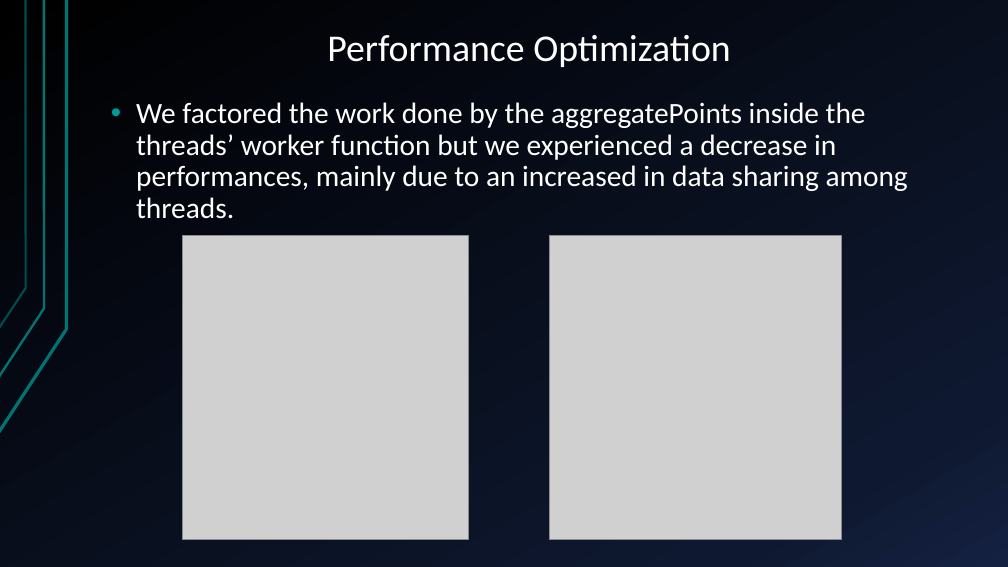
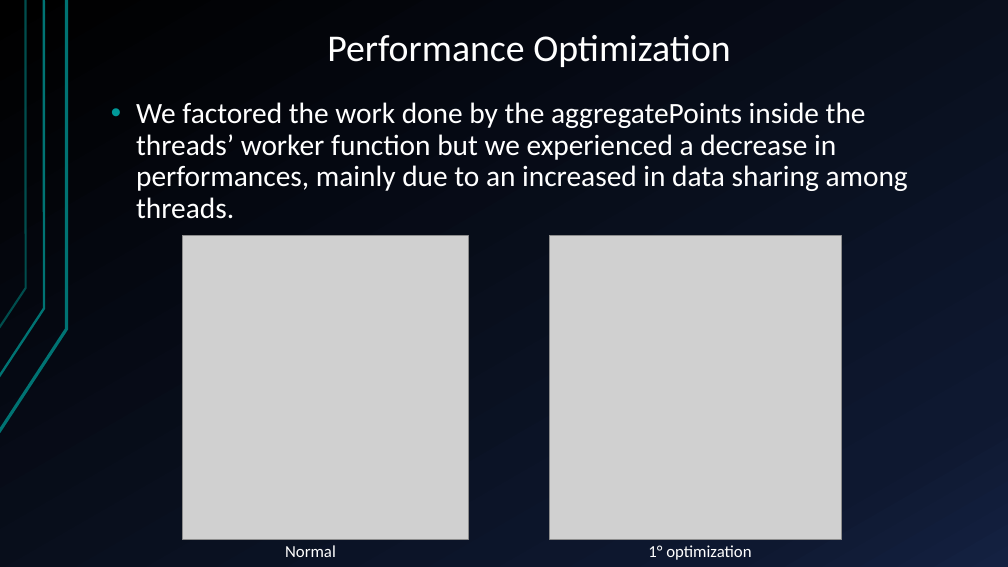
Before and after one commit to glmquint/K-Means-local, a slide deck: slide 17 of documentazione/presentazione.pptx. Drawn at 1008x567 pixels with LibreOffice and Linux fonts; fonts in the diff are those of the drawing; grey boxes stand for pictures; background and template pictures are left out. Boxes give left, top, right and bottom in pixels: in the first picture for what was removed or moved away, otherwise in the second. Text is boxed around its words. In the diff, an @@ line names an element or a change of style, - is before the commit and + after.

```diff
--- a/documentazione/presentazione.pptx
+++ b/documentazione/presentazione.pptx
@@ text added at (285, 545, 336, 557), 16 pt, text #FFFFFF @@
+Normal
@@ text added at (648, 545, 751, 560), 16 pt, text #FFFFFF @@
+1° optimization
```
Also in this commit, not shown: 8 other slides changed.
